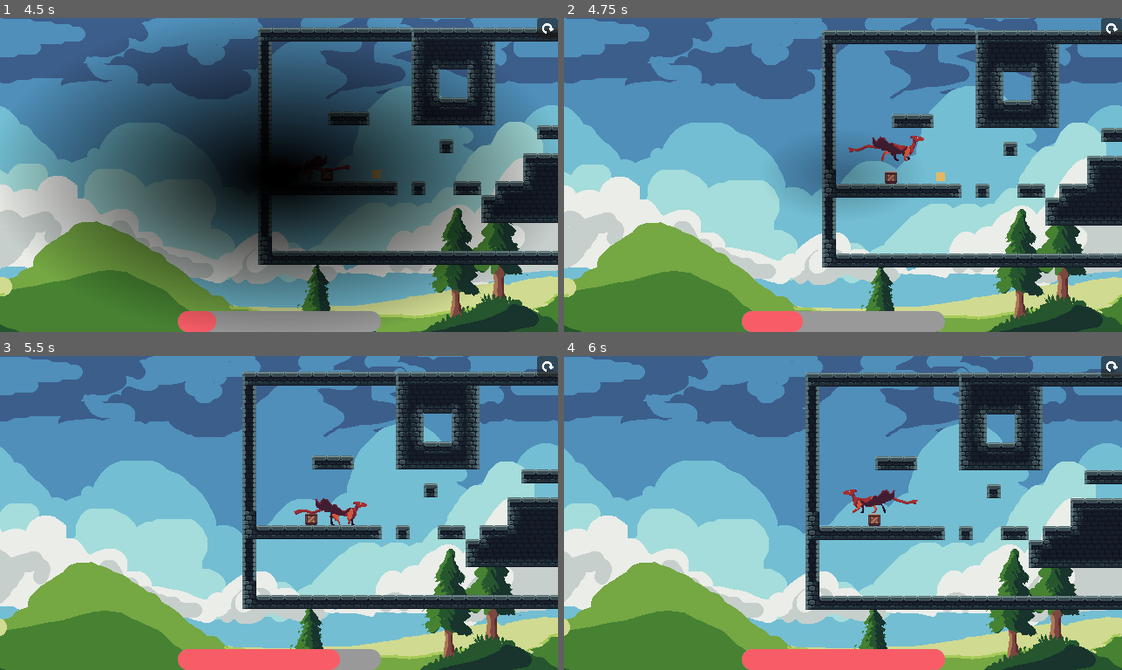
Above: before the commit, frames 1-4 (two rows, left to right).
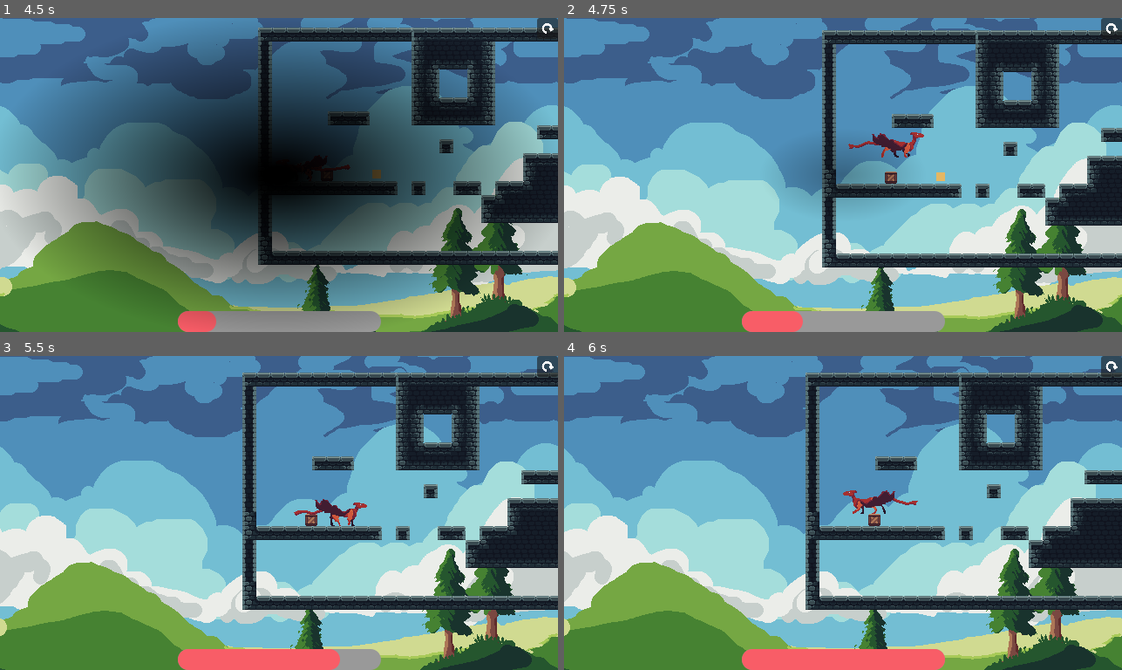
Above: after the commit, the same moments.

Repository: Robocraft999/ScalesToScale
Game: Godot game, scene res://scenes/test.tscn
Two runs of this game, one before a commit and one after it. Both use one fixed random seed, a clock stepped at 60 frames per second and the inputs below. This scene is started directly instead of the project's main scene. The engine's default icon, where the game draws it, is replaced by a stand-in: a white triangle on a blue panel in a dark square.
Inputs (mouse positions are in pixels of both pictures, inside the frame that each line leads up to):
- Up to frame 1 (4.5 s): click (546, 27) at 0.5 s; click (546, 27) at 1.25 s; click (546, 27) at 2 s; click (546, 27) at 2.75 s; click (546, 27) at 3.5 s; tap Enter at 4.25 s; move the mouse to (251, 237) at 4.27 s; hold D (move_right) from 4.28 s (still down); hold Space (dash) from 4.28 s (still down); click (251, 237) at 4.42 s
- Up to frame 2 (4.75 s): keep holding D (move_right); keep holding Space (dash); tap Up (jump) at 4.52 s
- Up to frame 3 (5.5 s): release D (move_right) at 5 s; release Space (dash) at 5 s; drag from (446, 560) to (373, 516) at 5.02 s
- Up to frame 4 (6 s): move the mouse to (675, 465) at 5.77 s; hold A (move_left) from 5.78 s (still down); tap Mouse wheel up (mouse_wheel_up) at 5.85 s

Frame 1 is identical in both runs. In frame 2, 0.4% of the frame differs, in the area x 50-65%, y 36-46%; in frame 3, 5.8%, in the area x 43-100%, y 5-81%; in frame 4, 0.1%.

Commit message:
Remove UUID because Godot

Diff:
--- a/scenes/objects/player.tscn
+++ b/scenes/objects/player.tscn
@@ -5,7 +5,7 @@
 [ext_resource type="Texture2D" uid="uid://cdjplfesf7m8t" path="res://sprites/dragon_colored_walk.png" id="4_hlfl6"]
 
 [sub_resource type="RectangleShape2D" id="RectangleShape2D_jtt55"]
-size = Vector2(19.5556, 21.3333)
+size = Vector2(19.5556, 20)
 
 [sub_resource type="AtlasTexture" id="AtlasTexture_i2sgo"]
 atlas = ExtResource("4_hlfl6")
@@ -77,7 +77,7 @@
 script = ExtResource("1_au815")
 
 [node name="CollisionShape2D" type="CollisionShape2D" parent="."]
-position = Vector2(-3.33333, -6.4373e-06)
+position = Vector2(-3.33333, 0.49999)
 scale = Vector2(0.75, 0.75)
 shape = SubResource("RectangleShape2D_jtt55")
 
Not shown: 1 places in scenes/levels/tutorial_0.tscn that only renumber resources
Not shown: 1 places in scenes/test.tscn that only renumber resources
